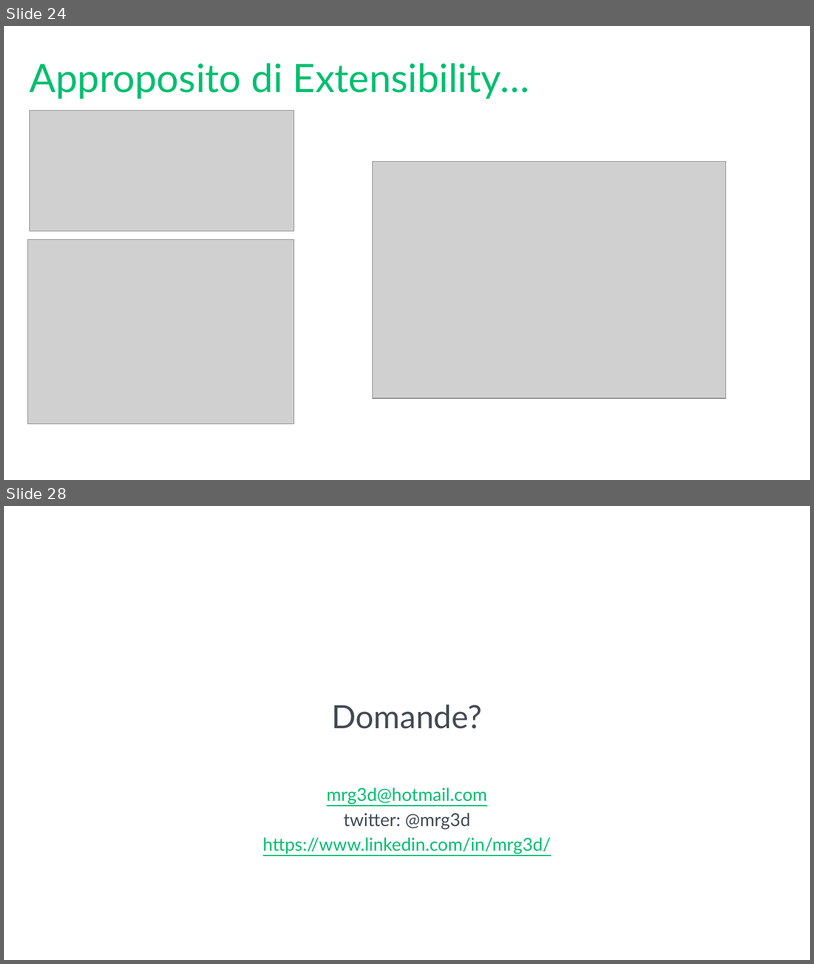
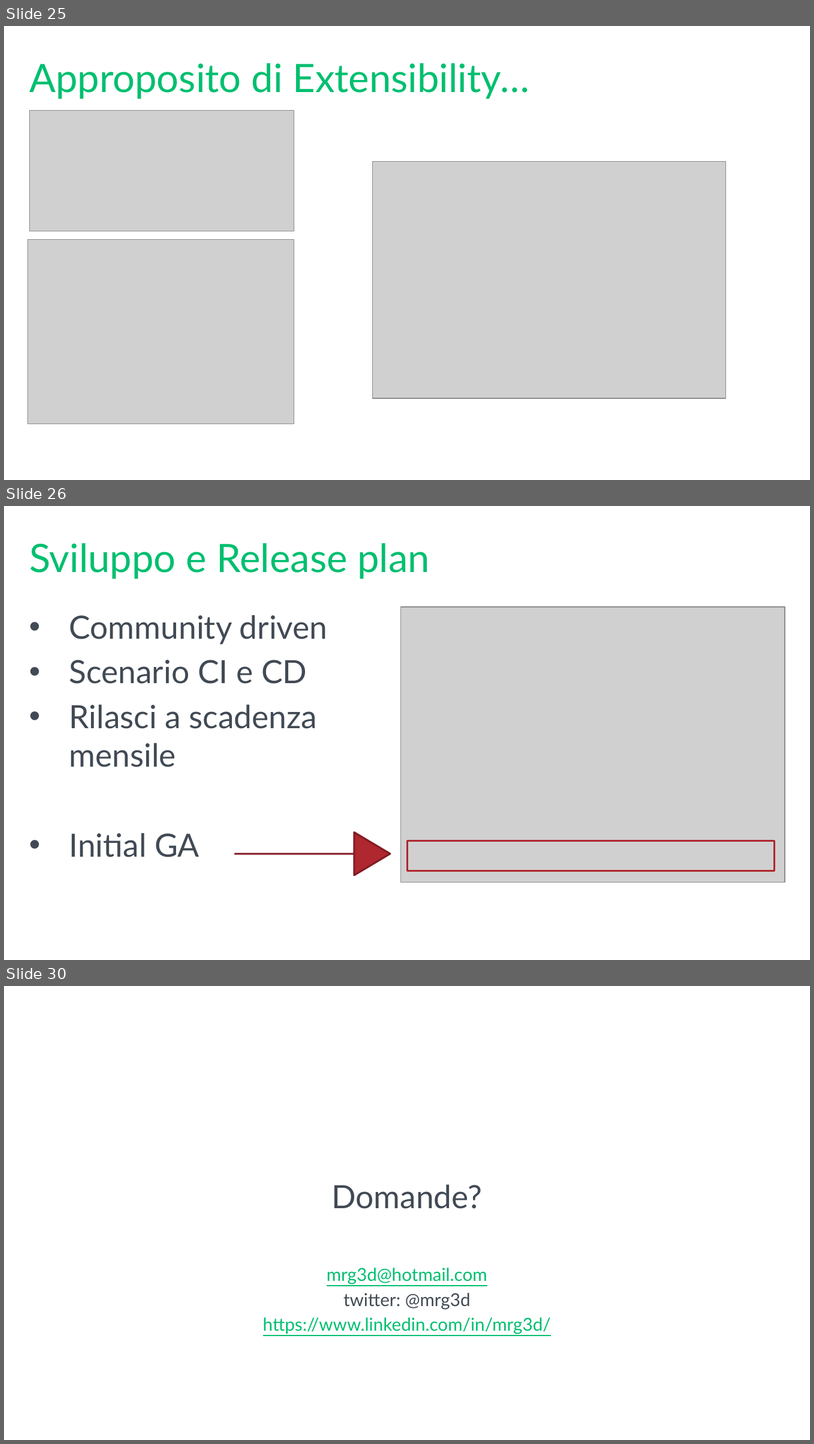
Before and after one commit to mrg3d/demo-opsstudio-repo, a slide deck: Introducing SQL Operations Studio.pptx. Shown one above the other, each under a label of ours: slides 24 and 28 before the commit, slides 25, 26 and 30 after it; the slides between them are not shown. The pictures are 814x964 and 814x1444 pixels, drawn with LibreOffice and Linux fonts; fonts in the diff are those of the drawing; grey boxes stand for pictures; background and template pictures are left out. Boxes give left, top, right and bottom in pixels: in the first picture for what was removed or moved away, otherwise in the second. Text is boxed around its words. In the diff, an @@ line names an element or a change of style, - is before the commit and + after.

```diff
--- a/Introducing SQL Operations Studio.pptx
+++ b/Introducing SQL Operations Studio.pptx
@@ slide 26 added at box(4, 506, 810, 960), background #FFFFFF @@
@@ title added at box(29, 543, 430, 579), 44 pt, text #00BF6F @@
+Sviluppo e Release plan
@@ picture added at box(401, 606, 785, 882) @@
@@ text added at box(69, 615, 328, 857), 36 pt, text #414A54 @@
+• Community driven
+• Scenario CI e CD
+• Rilasci a scadenza mensile
+• Initial GA
@@ right arrow added at box(235, 832, 390, 874), fill #AF272F, outline #811D23 2 pt @@
@@ rectangle added at box(407, 841, 775, 870), outline #AF272F 2 pt @@
@@ what was slide 24 is now slide 25 @@
@@ what was slide 28 is now slide 30 @@
```
Also in this commit, not shown: 4 slides changed, 2 other slides added, 1 slide removed.
